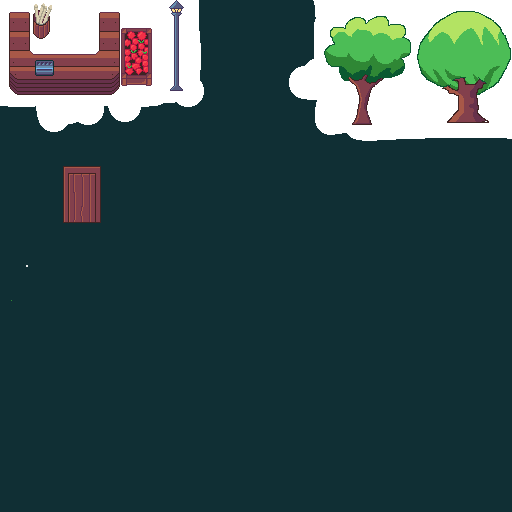
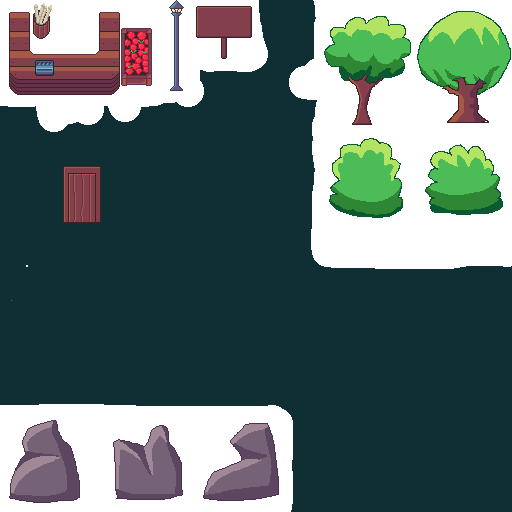
Two versions of the same layered image (512x512). Layer-by-layer changes:
added layer "Capa de pintura 8" above "Capa de pintura 5" over (322, 133, 512, 269)
added layer "Capa de pintura 7" above "Capa de pintura 6" over (0, 404, 293, 512)
added layer "Capa de pintura 6" above "Capa de pintura 3 Fusionadas" over (196, 0, 256, 72)
painted on "Capa de pintura 2" over (0, 0, 512, 512)
